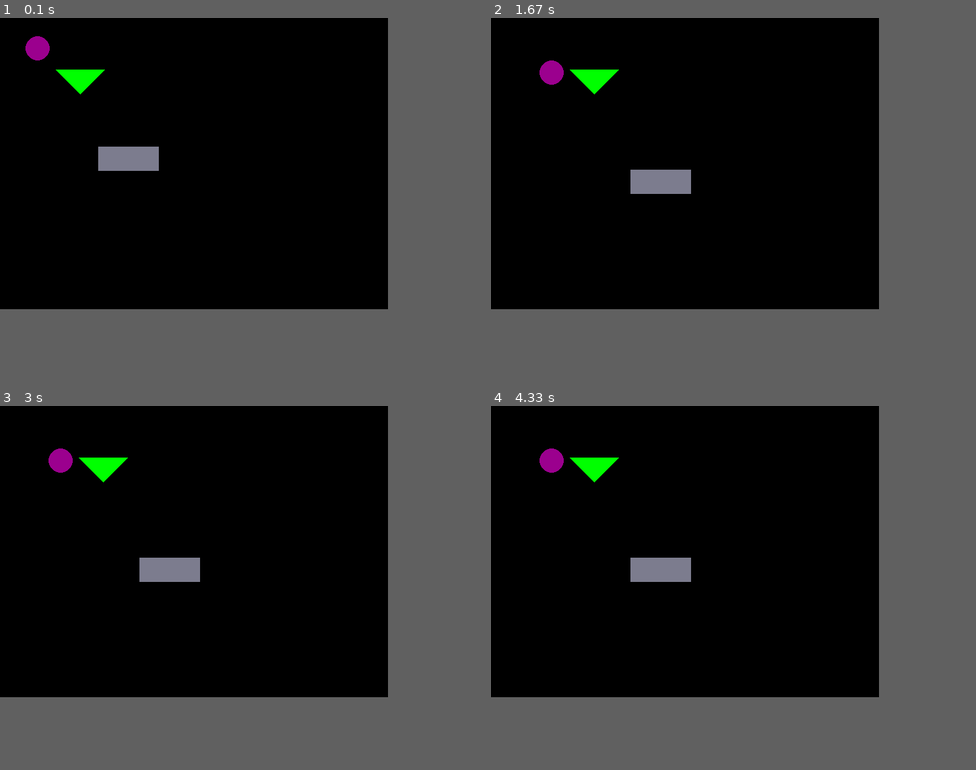
Above: before the commit, frames 1-4 (two rows, left to right).
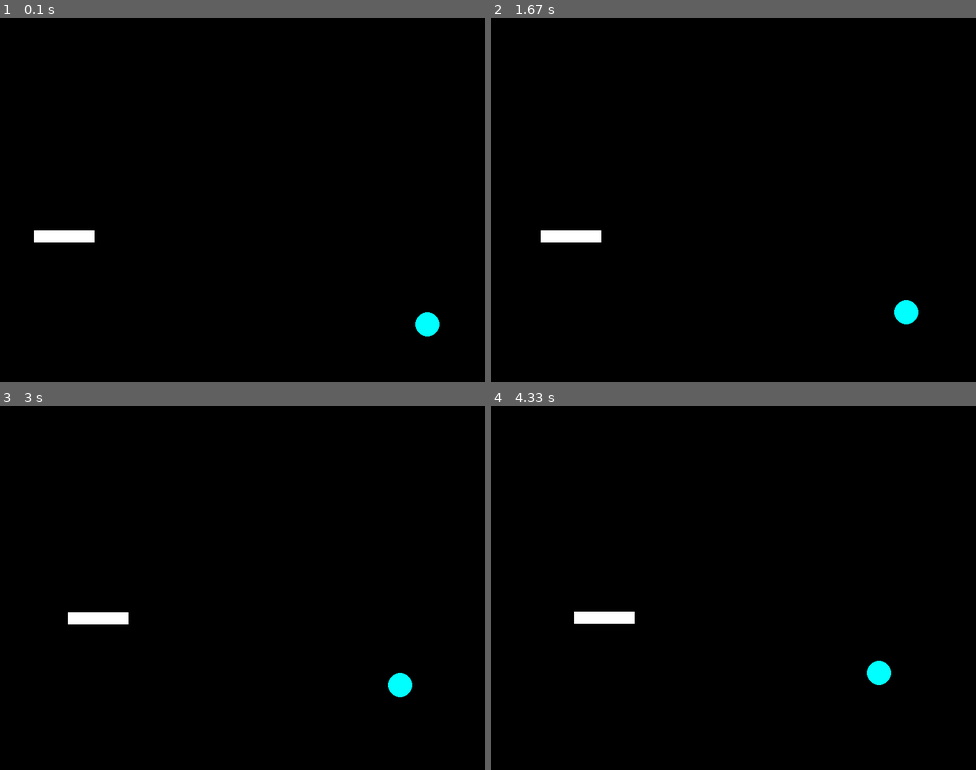
Above: after the commit, the same moments.

Repository: Blondwolf/Animaker
Game: pygame game, started from test.py
The game is run twice, just before and just after one commit, with the same random seed, the same clock (stepped at 60 frames per second) and the same inputs.
Inputs:
- Up to frame 1 (0.1 s): no input
- Up to frame 2 (1.67 s): tap Enter at 0.33 s
- Up to frame 3 (3 s): no input
- Up to frame 4 (4.33 s): no input
In our replay, the window is 640x480 before the commit and 800x600 after it. These sizes can differ from the game's own. Grey fills any space a smaller window leaves; there, only what the larger window draws over its background counts as a difference.

The runs differ from the first frame. In frame 1, 2.1% of the frame differs, in the area x 5-91%, y 5-88%; in frame 2, 2.1%; in frame 3, 2.1%; in frame 4, 2.1%.

Commit message:
animation with while

Diff:
--- a/AST.py
+++ b/AST.py
@@ -162,16 +162,6 @@
     def __repr__(self):
         return repr(self.value)
 
-class TypeNode(Node):
-    type = 'type'
-    def __init__(self, tok):
-        Node.__init__(self)
-        print(tok)
-        self.tok = tok
-
-    def __repr__(self):
-        return repr(self.tok)
-
 class ElementNode(Node):
     type = 'element'
     def __init__(self, tok):
@@ -181,8 +171,11 @@
     def __repr__(self):
         return repr(self.tok)
 
-class ShowNode(Node):
-    type = 'show'
+class ScreenNode(Node):
+    type = 'screen'
+
+class TranslateNode(Node):
+    type = 'translate'
 
 class MoveNode(Node):
     type = 'move'
--- a/exemples/test_animaker2.txt
+++ b/exemples/test_animaker2.txt
@@ -7,3 +7,5 @@
 move rect0 80 50;
 move triangle0 50 5;
 move ball0 0 40;
+
+test=PI;
--- a/exemples/test_final.txt
+++ b/exemples/test_final.txt
@@ -1,19 +1,26 @@
-ball0 = Ball 1020, 20, 50;
-rect0 = Rectangle 0, 1050, 100, 100;
+screen 800 600;
+tick 80;
+ball0 = Ball 750, 550, 20, [0, 255, 255];
+rect0 = Rectangle 10, 400, 100, 20;
 
-t = 100;
-
-show ball0;
-show rect0;
+t = 10;
 
 while(t){
     print t;
-
-    move ball0 -10 0;
-    move rect0 0 -10;
-
-    show ball0;
-    show rect0;
-
+	p = 10;
+    translate ball0 -50 -50;
+    translate rect0 50 -60;
+    while(p){
+	    translate ball0 5 5;
+	    translate rect0 -6 8;
+		p = p - 2;
+		c = 2;
+		while(c){
+	       translate rect0 1 1;
+		   c = c - 1;
+		};
+	};
     t = t - 1;
 };
+
+move ball0 50 50;
--- a/interpreterAnim.py
+++ b/interpreterAnim.py
@@ -14,22 +14,38 @@
     '/' : lambda x,y: x/y,
 }
 
-tick=100 # default
 vars={}
 objects={}
 
+def write_exit(indent_level):
+    str_indent = get_indent(indent_level)
+    file.write("{}for event in pygame.event.get():\n".format(str_indent))
+    file.write("{}    if event.type == QUIT:\n".format(str_indent))
+    file.write("{}        sys.exit(0)\n".format(str_indent))
+
+def write_refresh_func():
+    file.write("def refresh_screen(objects, pygame, screen):\n")
+    file.write("    for obj in objects:\n")
+    file.write("        obj.draw(pygame, screen)\n\n")
+
+def write_moves():
+    file.write("        for obj in objects:\n")
+    file.write("            obj.move()\n")
+    file.write("            obj.draw(pygame, screen)\n")
+    write_refresh_screen(12)
+
 def write_header():
-    file.write("import pygame\n")
+    file.write("import pygame, time, sys\n")
     file.write("from pygame.locals import *\n")
     file.write("from pygame.locals import QUIT, MOUSEBUTTONDOWN, KEYDOWN, K_RETURN\n")
     file.write("from models.ball import Ball\n")
     file.write("from models.triangle import Triangle\n")
     file.write("from models.rectangle import Rectangle\n\n")
 
+    write_refresh_func()
+
     file.write("if __name__ == '__main__':\n")
     file.write("    pygame.init()\n")
-    file.write("    clock = pygame.time.Clock()\n")
-    file.write("    screen = pygame.display.set_mode((640, 480))\n")
     file.write("    objects=[]\n")
 
 def write_footer():
@@ -39,32 +55,40 @@
     file.write("        for event in pygame.event.get():\n")
     file.write("            if event.type == QUIT:\n")
     file.write("                running = 0\n")
-    file.write("        screen.fill(0)\n")
-    file.write("        for obj in objects:\n")
-    file.write("            obj.move()\n")
-
+
+def get_indent(indent_level):
+    str_indent = ""
+    for i in range(indent_level):
+        str_indent += " "
+    return str_indent
+
+def write_refresh_screen(indent_level=0):
+    str_indent = get_indent(indent_level)
+    file.write("{}refresh_screen(objects, pygame, screen)\n".format(str_indent))
+    file.write("{}pygame.display.update()\n".format(str_indent))
+    file.write("{}time.sleep(tick/1000)\n".format(str_indent))
 
 @addToClass(AST.ProgramNode)
-def execute(self):
+def execute(self, indent_level=0):
     global file
     global objects
     global tick
+    global screen_define
+    screen_define = False
+    tick=100# default
     file = open("test.py", 'w')
     write_header()
+    indent_level = 4
     for c in self.children:
-        c.execute()
-    for key, values in objects.items():
-        file.write("    {} = {}\n".format(key, values))
-        for move in values.moves:
-            file.write("    {}.add_move({})\n".format(key, str(move)))
-        file.write("    objects.append({})\n".format(key))
+        c.execute(indent_level)
+    if not screen_define:
+        file.write("    screen = pygame.display.set_mode((800, 600))\n")
     write_footer()
-    file.write("            obj.draw(pygame, screen)\n")
-    file.write("        pygame.display.flip()\n")
-    file.write("        clock.tick({})\n".format(tick))
+    write_moves()
+    file.close()
 
 @addToClass(AST.TokenNode)
-def execute(self):
+def execute(self, indent_level=0):
     if isinstance(self.tok, str):
         try:
             return vars[self.tok]
@@ -73,7 +97,7 @@
     return self.tok
 
 @addToClass(AST.ElementNode)
-def execute(self):
+def execute(self, indent_level=0):
     if isinstance(self.tok, str):
         try:
             return objects[self.tok]
@@ -86,55 +110,59 @@
     if object_type == "ball":
         if length == 5:
             color = self.tok[4]
-        element = Ball(self.tok[1], self.tok[2], self.tok[3], color)
+        element = "Ball({}, {}, {}, {})".format(self.tok[1], self.tok[2], self.tok[3], color)
     elif object_type == "rectangle":
         if length == 6:
             color = self.tok[5]
-        element = Rectangle(self.tok[1], self.tok[2], self.tok[3], self.tok[4], color)
+        element = "Rectangle({}, {}, {}, {}, {})".format(self.tok[1], self.tok[2], self.tok[3], self.tok[4], color)
     elif object_type == "triangle":
         if length == 8:
             color = self.tok[7]
-        element = Triangle(self.tok[1], self.tok[2], self.tok[3], self.tok[4], self.tok[5], self.tok[6], color)
+        element = "Triangle({}, {}, {}, {}, {}, {}, {})".format(self.tok[1], self.tok[2], self.tok[3], self.tok[4], self.tok[5], self.tok[6], color)
     return element
 
 @addToClass(AST.OpNode)
-def execute(self):
-    args = [c.execute() for c in self.children]
-    if len(args) == 1:
-        args.insert(0,0)
-    return reduce(operations[self.op], args)
+def execute(self, indent_level=0):
+    args = [c.tok for c in self.children]
+    return "{} {} {}".format(args[0], self.op, args[1])
 
 @addToClass(AST.AssignNode)
-def execute(self):
-    if self.children[1].type == "token":
-        vars[self.children[0].tok] = self.children[1].execute()
-    elif self.children[1].type == "element":
-        objects[self.children[0].tok] = self.children[1].execute()
+def execute(self, indent_level=0):
+    str_indent = get_indent(indent_level)
+    file.write("{}{} = {}\n".format(str_indent, self.children[0].tok, self.children[1].execute()))
+    if self.children[1].type == "element":
+        objects[self.children[0].tok] = self.children[1].execute(indent_level)
+        file.write("{}objects.append({})\n".format(str_indent, self.children[0].tok))
+    else:
+        vars[self.children[0].tok] = self.children[1].execute(indent_level)
 
 @addToClass(AST.PrintNode)
-def execute(self):
-    print (self.children[0].execute())
+def execute(self, indent_level=0):
+    str_indent = get_indent(indent_level)
+    file.write("{}print({})\n".format(str_indent, self.children[0].tok))
 
 @addToClass(AST.WhileNode)
-def execute(self):
-    while self.children[0].execute():
-        self.children[1].execute()
-
-@addToClass(AST.ShowNode)
-def execute(self):
-    object_geom = objects.get(self.children[0].tok)
-    file.write(object_geom.draw())
+def execute(self, indent_level=0):
+    str_indent = get_indent(indent_level)
+    file.write("{}{}({}):\n".format(str_indent, self.type, self.children[0].tok))
+    file.write("{}    screen.fill(0)\n".format(str_indent))
+    for c in self.children[1].children:
+        if isinstance(c, AST.OpNode):
+            file.write("    {} = ".format(c))
+        c.execute(indent_level + 4)
+    write_refresh_screen(indent_level + 4)
+    write_exit(indent_level + 4)
 
 @addToClass(AST.IntNode)
-def execute(self):
+def execute(self, indent_level=0):
     return self.value
 
 @addToClass(AST.FloatNode)
-def execute(self):
+def execute(self, indent_level=0):
     return self.value
 
 @addToClass(AST.RotateNode)
-def execute(self):
+def execute(self, indent_level=0):
     object_geom = objects.get(self.children[0].tok)
     type = object_geom[0].lower()
     angle = self.children[1].execute()
@@ -174,16 +202,36 @@
   return posX, posY
 
 @addToClass(AST.MoveNode)
-def execute(self):
+def execute(self, indent_level=0):
+    str_indent = get_indent(indent_level)
     element = objects.get(self.children[0].tok)
     move_x = self.children[1].execute()
     move_y = self.children[2].execute()
-    element.add_move(move_x, move_y)
+    file.write("{}{}.add_move({}, {})\n".format(str_indent, self.children[0].tok, move_x, move_y))
+
+@addToClass(AST.TranslateNode)
+def execute(self, indent_level=0):
+    element = objects.get(self.children[0].tok)
+    translate_x = self.children[1].execute()
+    translate_y = self.children[2].execute()
+    str_indent = get_indent(indent_level)
+    file.write("{}{}.translate({}, {})\n".format(str_indent, self.children[0].tok, translate_x, translate_y))
+    file.write("{}{}.draw(pygame, screen)\n".format(str_indent, self.children[0].tok))
 
 @addToClass(AST.TickNode)
-def execute(self):
-    global tick
-    tick = self.value.execute()
+def execute(self, indent_level=0):
+    if indent_level > 4: # tick should define in begin of program
+        return
+    str_indent = get_indent(indent_level)
+    file.write("{}tick={}\n".format(str_indent, self.value.execute()))
+
+@addToClass(AST.ScreenNode)
+def execute(self, indent_level=0):
+    if indent_level > 4: # screen should define in begin of program
+        return
+    str_indent = get_indent(indent_level)
+    screen_define = True
+    file.write("{}screen = pygame.display.set_mode(({}, {}))\n".format(str_indent, self.children[0].execute(), self.children[1].execute()))
 
 if __name__ == "__main__":
     import parserAnim
@@ -193,7 +241,7 @@
     if len(sys.argv) > 1:
         prog = sys.argv[1]
     else:
-        path = "exemples/test_animaker2.txt"
+        path = "exemples/test_final.txt"
 
     prog = open(path).read()
     ast = parserAnim.parse(prog)
--- a/lexAnim.py
+++ b/lexAnim.py
@@ -5,12 +5,13 @@
     'print',
     'move',
     'rotate',
-    'show',
     'Ball',
     'Rectangle',
 	'Triangle',
     'PI',
-	'tick'
+	'tick',
+	'screen',
+	'translate'
 )
 
 tokens = (
@@ -69,7 +70,7 @@
     if len(sys.argv)>1:
         prog = open(sys.argv[1]).read()
     else:
-        prog = open("exemples/test_animaker2.txt").read()
+        prog = open("exemples/test_final.txt").read()
 
     lex.input(prog)
     while 1:
--- a/models/ball.py
+++ b/models/ball.py
@@ -23,6 +23,10 @@
     def add_rotate(self, alpha):
         pass
 
+    def translate(self, x, y):
+        self.posX += x
+        self.posY += y
+
     def move(self):
         if len(self.moves) > 0:
             move = self.moves[0]
--- a/models/element.py
+++ b/models/element.py
@@ -20,5 +20,9 @@
         pass
 
     @abstractmethod
+    def translate(self):
+        pass
+
+    @abstractmethod
     def move(self):
         pass
--- a/models/rectangle.py
+++ b/models/rectangle.py
@@ -24,6 +24,10 @@
     def add_rotate(self, alpha):
         pass
 
+    def translate(self, x, y):
+        self.posX += x
+        self.posY += y
+
     def move(self):
         if len(self.moves) > 0:
             move = self.moves[0]
--- a/models/triangle.py
+++ b/models/triangle.py
@@ -26,6 +26,14 @@
     def add_rotate(self, alpha):
         pass
 
+    def translate(self, x, y):
+        self.posX += x
+        self.posY += y
+        self.posX2 += x
+        self.posY2 += y
+        self.posX3 += x
+        self.posY3 += y
+
     def move(self):
         if len(self.moves) > 0:
             move = self.moves[0]
--- a/parserAnim.py
+++ b/parserAnim.py
@@ -77,7 +77,7 @@
 def p_type_number(p):
     """type : INTEGER
     | FLOAT"""
-    p[0] = AST.TypeNode(p[1])
+    p[0] = p[1]
 
 def p_int_number(p):
     """int : INTEGER"""
@@ -115,6 +115,10 @@
     elif len(p) == 15:
         p[0] = AST.ElementNode([p[1], p[2], p[4], p[6], p[8], p[10], p[12], p[14]])
 
+def p_expression_translate(p):
+    """statement : TRANSLATE IDENTIFIER int int"""
+    p[0] = AST.TranslateNode([AST.TokenNode(p[2]), p[3], p[4]])
+
 def p_expression_move(p):
     """statement : MOVE IDENTIFIER int int"""
     p[0] = AST.MoveNode([AST.TokenNode(p[2]), p[3], p[4]])
@@ -123,13 +127,13 @@
     """statement : ROTATE IDENTIFIER float"""
     p[0] = AST.RotateNode([AST.TokenNode(p[2]), p[3]])
 
-def p_expression_show(p):
-    """statement : SHOW expression"""
-    p[0] = AST.ShowNode(p[2])
-
 def p_expression_tick(p):
     """statement : TICK int"""
     p[0] = AST.TickNode(p[2])
+
+def p_expression_screen(p):
+    """statement : SCREEN int int"""
+    p[0] = AST.ScreenNode([p[2], p[3]])
 
 ###     Yacc and decorator      ###
 
@@ -153,7 +157,7 @@
     if len(sys.argv)>1:
         prog = sys.argv[1]
     else:
-        path = "exemples/test_animaker2.txt"
+        path = "exemples/test_final.txt"
 
     if path is not None:
         prog = open(path).read()
--- a/test.py
+++ b/test.py
@@ -1,34 +1,75 @@
-import pygame
+import pygame, time, sys
 from pygame.locals import *
 from pygame.locals import QUIT, MOUSEBUTTONDOWN, KEYDOWN, K_RETURN
 from models.ball import Ball
 from models.triangle import Triangle
 from models.rectangle import Rectangle
 
+def refresh_screen(objects, pygame, screen):
+    for obj in objects:
+        obj.draw(pygame, screen)
+
 if __name__ == '__main__':
     pygame.init()
-    clock = pygame.time.Clock()
-    screen = pygame.display.set_mode((640, 480))
     objects=[]
-    ball0 = Ball(50, 50, 20, [155, 0, 142])
-    ball0.add_move(50, 0)
-    ball0.add_move(0, 40)
+    screen = pygame.display.set_mode((800, 600))
+    tick=80
+    ball0 = Ball(750, 550, 20, [0, 255, 255])
     objects.append(ball0)
-    rect0 = Rectangle(150, 200, 100, 40, [124, 124, 142])
-    rect0.add_move(80, 50)
+    rect0 = Rectangle(10, 400, 100, 20, [255, 255, 255])
     objects.append(rect0)
-    triangle0 = Triangle(120, 120, 80, 80, 160, 80, [0, 255, 0])
-    triangle0.add_move(50, 5)
-    objects.append(triangle0)
+    t = 10
+    while(t):
+        screen.fill(0)
+        print(t)
+        p = 10
+        ball0.translate(-50, -50)
+        ball0.draw(pygame, screen)
+        rect0.translate(50, -60)
+        rect0.draw(pygame, screen)
+        while(p):
+            screen.fill(0)
+            ball0.translate(5, 5)
+            ball0.draw(pygame, screen)
+            rect0.translate(-6, 8)
+            rect0.draw(pygame, screen)
+            p = p - 2
+            c = 2
+            while(c):
+                screen.fill(0)
+                rect0.translate(1, 1)
+                rect0.draw(pygame, screen)
+                c = c - 1
+                refresh_screen(objects, pygame, screen)
+                pygame.display.update()
+                time.sleep(tick/1000)
+                for event in pygame.event.get():
+                    if event.type == QUIT:
+                        sys.exit(0)
+            refresh_screen(objects, pygame, screen)
+            pygame.display.update()
+            time.sleep(tick/1000)
+            for event in pygame.event.get():
+                if event.type == QUIT:
+                    sys.exit(0)
+        t = t - 1
+        refresh_screen(objects, pygame, screen)
+        pygame.display.update()
+        time.sleep(tick/1000)
+        for event in pygame.event.get():
+            if event.type == QUIT:
+                sys.exit(0)
+    ball0.add_move(50, 50)
+    screen = pygame.display.set_mode((800, 600))
     pygame.display.flip()
     running = 1
     while running:
         for event in pygame.event.get():
             if event.type == QUIT:
                 running = 0
-        screen.fill(0)
         for obj in objects:
             obj.move()
             obj.draw(pygame, screen)
-        pygame.display.flip()
-        clock.tick(200)
+            refresh_screen(objects, pygame, screen)
+            pygame.display.update()
+            time.sleep(tick/1000)
Not shown, changed: exemples/test_animaker2-ast.pdf
Not shown, changed: exemples/test_final-ast.pdf
